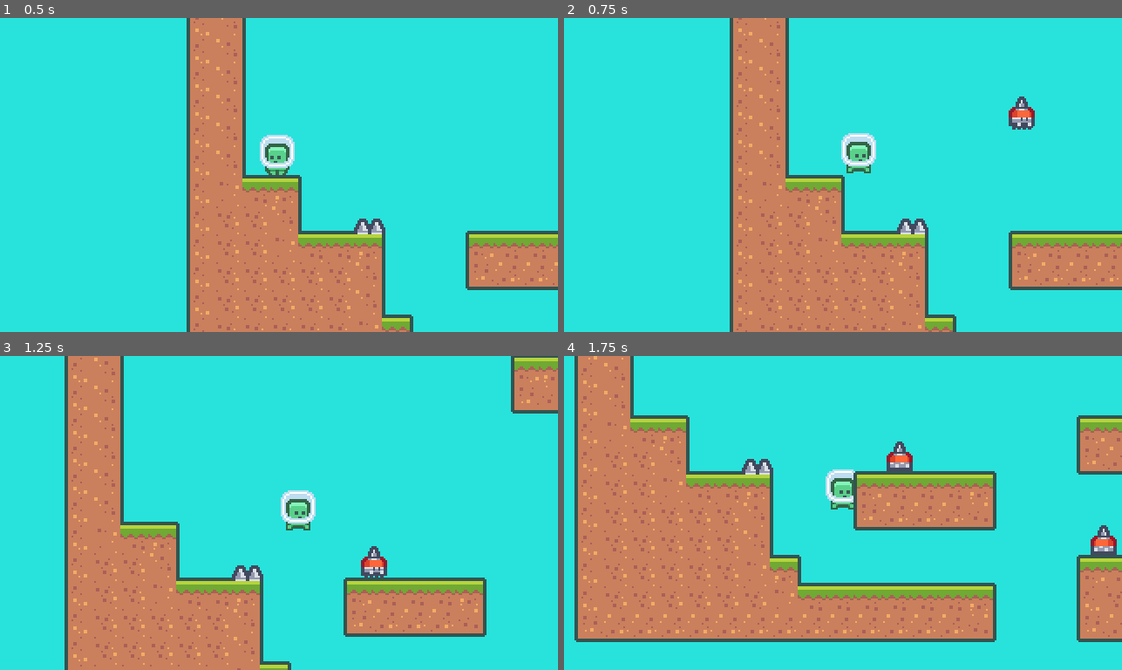
Above: before the commit, frames 1-4 (two rows, left to right).
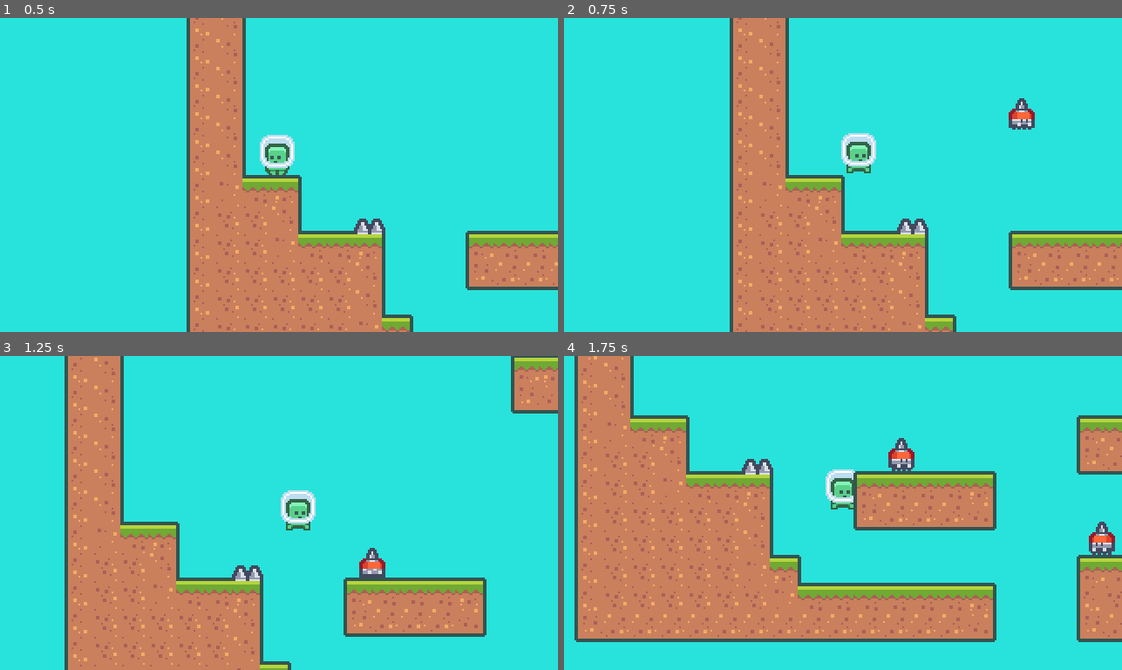
Above: after the commit, the same moments.

Repository: tiagoskaterock/GodotPlatformer
Game: Godot game, scene res://Scenes/BaseLevel.tscn
Same seed, same stepped clock (60 frames per second), same inputs: the game is played once before the commit and once after it. This scene is started directly instead of the project's main scene.
Inputs:
- Up to frame 1 (0.5 s): no input
- Up to frame 2 (0.75 s): hold D (move_right) from 0.53 s (still down)
- Up to frame 3 (1.25 s): keep holding D (move_right); tap W (jump) at 0.77 s
- Up to frame 4 (1.75 s): keep holding D (move_right); tap W (jump) at 1.52 s

Frame 1 is identical in both runs. In frame 2, 0.1% of the frame differs, in the area x 79-85%, y 25-35%; in frame 3, 0.2%; in frame 4, 0.5%, in the area x 57-100%, y 26-64%.

Commit message:
16. Making the Enemy Dangerous

Diff:
--- a/Game/Scenes/Enemy_01.tscn
+++ b/Game/Scenes/Enemy_01.tscn
@@ -1,9 +1,12 @@
-[gd_scene load_steps=9 format=2]
+[gd_scene load_steps=10 format=2]
 
 [ext_resource path="res://Assets/Characters/character_0015.png" type="Texture" id=1]
 [ext_resource path="res://Assets/Characters/character_0017.png" type="Texture" id=2]
 [ext_resource path="res://Assets/Characters/character_0016.png" type="Texture" id=3]
 [ext_resource path="res://Scripts/Enemy_01.gd" type="Script" id=4]
+
+[sub_resource type="RectangleShape2D" id=4]
+extents = Vector2( 6, 6 )
 
 [sub_resource type="RectangleShape2D" id=2]
 extents = Vector2( 8, 8 )
@@ -22,22 +25,12 @@
 "speed": 10.0
 } ]
 
-[sub_resource type="RectangleShape2D" id=4]
-extents = Vector2( 6, 6 )
+[sub_resource type="CircleShape2D" id=5]
+radius = 6.0
 
 [node name="Enemy_01" type="KinematicBody2D"]
 collision_layer = 0
 script = ExtResource( 4 )
-
-[node name="CollisionShape2D" type="CollisionShape2D" parent="."]
-position = Vector2( 0, -8 )
-shape = SubResource( 2 )
-script = SubResource( 3 )
-
-[node name="AnimatedSprite" type="AnimatedSprite" parent="."]
-frames = SubResource( 1 )
-playing = true
-offset = Vector2( 0, -12 )
 
 [node name="GoalDetector" type="Area2D" parent="."]
 position = Vector2( 0, -6 )
@@ -46,3 +39,23 @@
 
 [node name="CollisionShape2D" type="CollisionShape2D" parent="GoalDetector"]
 shape = SubResource( 4 )
+
+[node name="CollisionShape2D" type="CollisionShape2D" parent="."]
+visible = false
+position = Vector2( 0, -8 )
+shape = SubResource( 2 )
+script = SubResource( 3 )
+
+[node name="AnimatedSprite" type="AnimatedSprite" parent="."]
+frames = SubResource( 1 )
+frame = 2
+playing = true
+offset = Vector2( 0, -12 )
+
+[node name="HazardArea" type="Area2D" parent="."]
+collision_layer = 262144
+collision_mask = 262144
+
+[node name="CollisionShape2D" type="CollisionShape2D" parent="HazardArea"]
+position = Vector2( 0, -8 )
+shape = SubResource( 5 )
